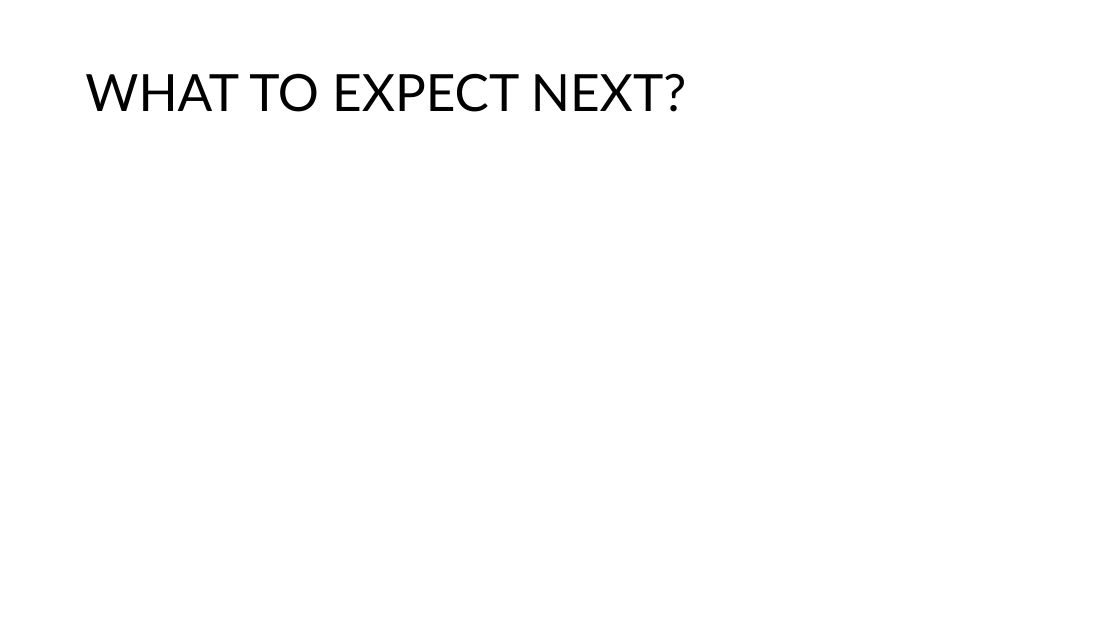
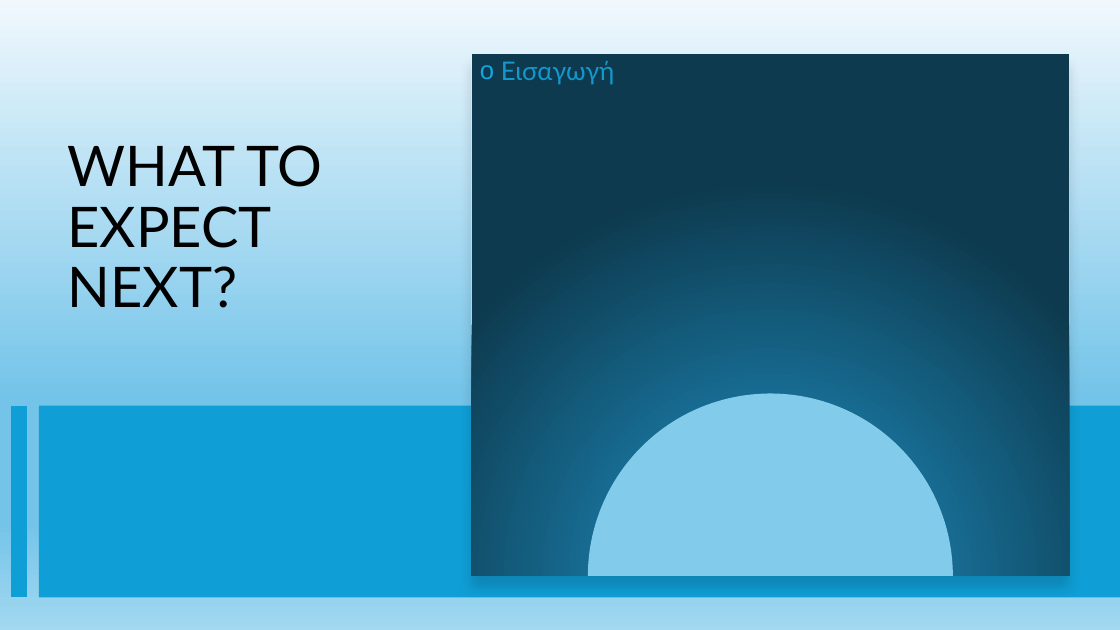
Before and after one commit to striker40/makeathon-2025, a slide deck: slide 5 of ey.pptx. Drawn at 1120x630 pixels with LibreOffice and Linux fonts; fonts in the diff are those of the drawing. Boxes give left, top, right and bottom in pixels: in the first picture for what was removed or moved away, otherwise in the second. Text is boxed around its words. In the diff, an @@ line names an element or a change of style, - is before the commit and + after.

```diff
--- a/ey.pptx
+++ b/ey.pptx
@@ background #FFFFFF to gradient #F0F8FD to #74C4E9 to #A2D8F0 @@
@@ rectangle added at box(471, 54, 1069, 576), fill #FFFFFF @@
@@ text added at box(471, 54, 1069, 576), fill gradient #83CBEB to #176B91 to #0D3A4E, 22 pt, text #1497CB @@
+o Εισαγωγή
@@ title "WHAT TO EXPECT NEXT?": place and size @@
-title "WHAT TO EXPECT NEXT?" at box(85, 73, 686, 112)
+title "WHAT TO EXPECT NEXT?" at box(68, 145, 322, 308)
@@ title "WHAT TO EXPECT NEXT?" at box(68, 145, 322, 308): size 44 to 48 pt; vertical alignment middle to top @@
@@ line added from (19, 406) to (19, 597), #0F9ED5 14 pt @@
@@ rectangle added at box(39, 406, 1120, 597), fill #0F9ED5 @@
```
Also in this commit, not shown: 3 other slides changed, 1 slide added, 1 slide removed.
